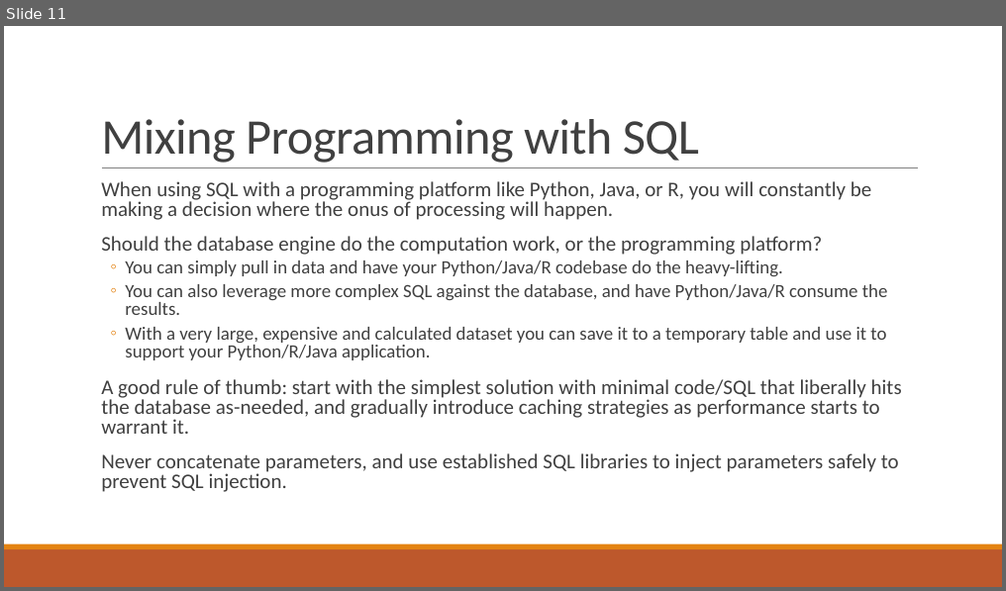
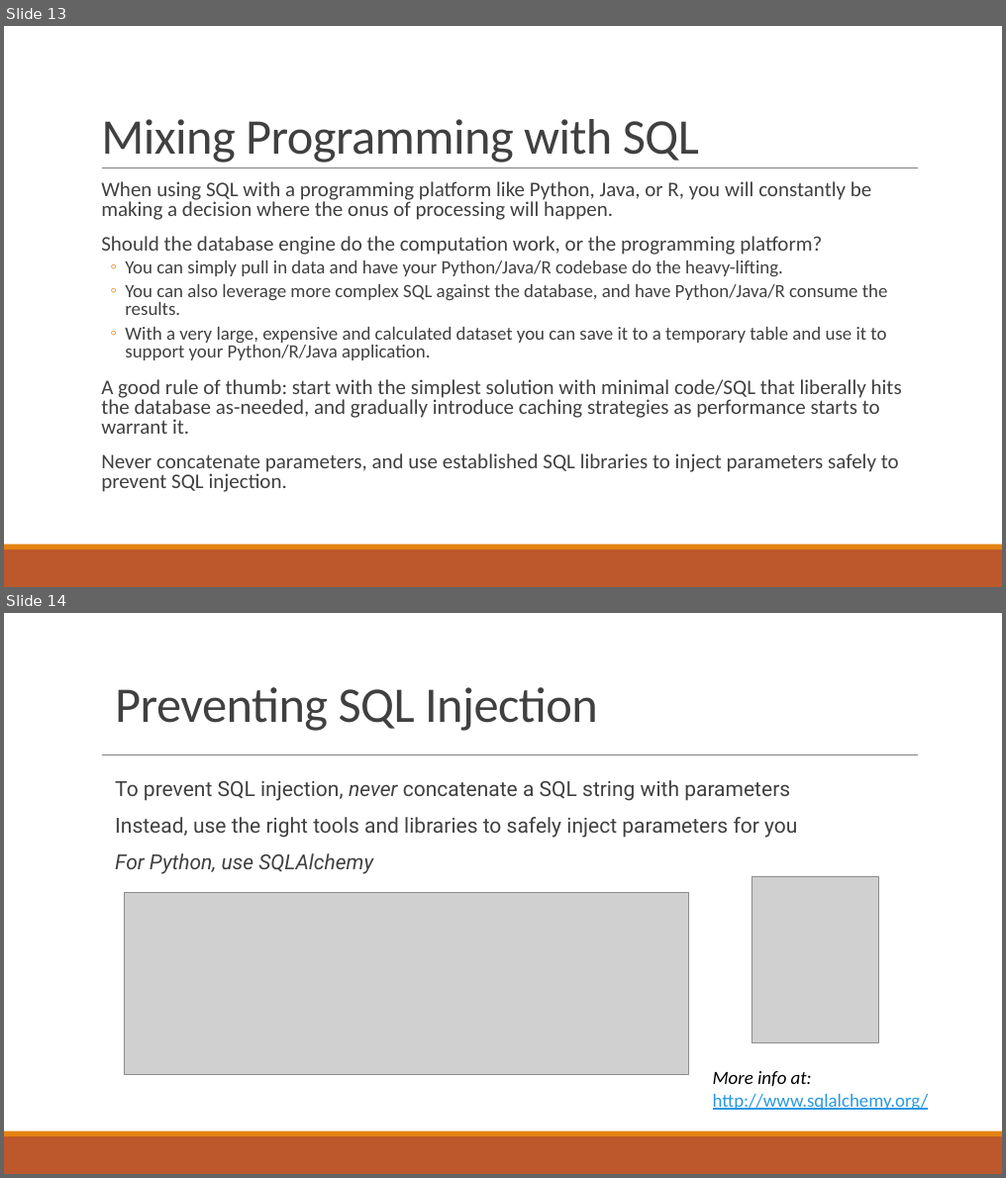
Before and after one commit to thomasnield/oreilly_intermediate_sql_for_data, a slide deck: oreilly_advanced_sql_for_data_analysis.pptx. Shown one above the other, each under a label of ours: slide 11 before the commit, slides 13 and 14 after it. The pictures are 1006x591 and 1006x1178 pixels, drawn with LibreOffice and Linux fonts; fonts in the diff are those of the drawing; grey boxes stand for pictures. Boxes give left, top, right and bottom in pixels: in the first picture for what was removed or moved away, otherwise in the second. Text is boxed around its words. In the diff, an @@ line names an element or a change of style, - is before the commit and + after.

```diff
--- a/oreilly_advanced_sql_for_data_analysis.pptx
+++ b/oreilly_advanced_sql_for_data_analysis.pptx
@@ slide 14 added at (4, 613, 1002, 1174), background #FFFFFF; not listed: 3 template elements that a slide beside it also shows @@
@@ title added at (115, 687, 598, 731), 48 pt, text #404040 @@
+Preventing SQL Injection
@@ text added at (115, 780, 797, 874), 20 pt, text #404040 @@
+  To prevent SQL injection, never concatenate a SQL string with parameters
+  Instead, use the right tools and libraries to safely inject parameters for you
+  For Python, use SQLAlchemy
@@ picture added at (751, 876, 879, 1044) @@
@@ picture added at (124, 893, 689, 1075) @@
@@ text added at (713, 1071, 929, 1111), 18 pt, text #2998E3, underline @@
+More info at:
+http://www.sqlalchemy.org/
@@ what was slide 11 is now slide 13 @@
```
Also in this commit, not shown: 5 other slides added, 5 other files.
